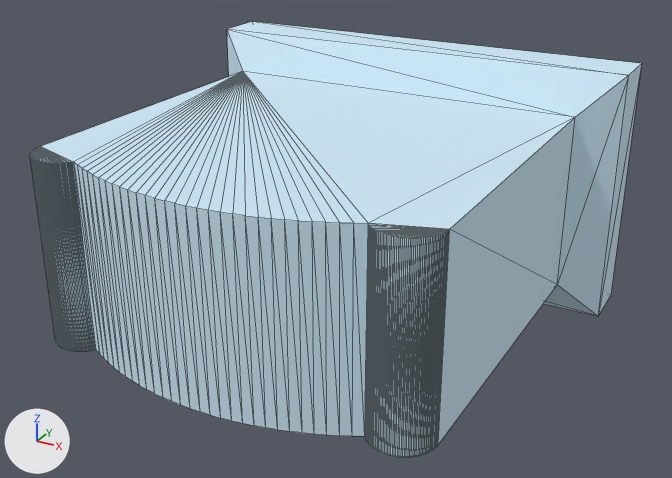
Before and after pictures for a commit that changed the FBX model Unity Project/Giroux-CAP6117-SANC - crown/Assets/Models/LOD Headstones/PA-462-F.fbx.
Before and after are seen from a 50 mm camera at (0.561, -1.31, 0.47) aimed at (0.014, -0.315, -0.028). The lights are fixed; the arrows at lower left show +X, +Y and +Z. The picture after the commit comes second. Mesh edges are drawn as thin lines. Objects named as collision shapes, trigger or cutter boxes, shadow casters or lower levels of detail are left out. Where no turn or scale is listed for an object, it has been applied to the vertices.

In view in the first picture: 'PA-462-F_LOD0'.
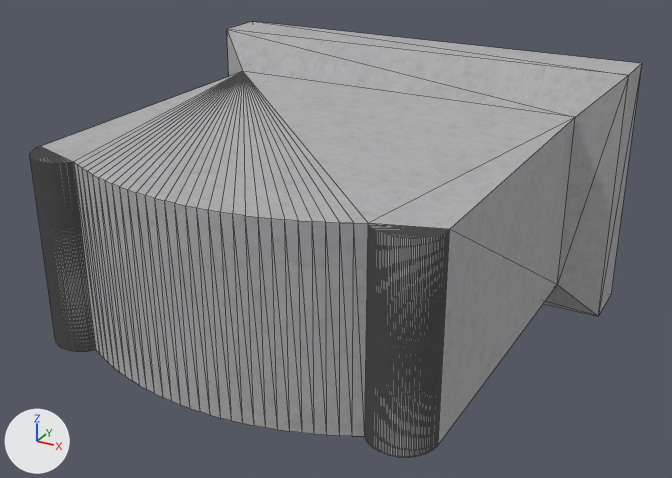
What differs and where, as boxes [x1, y1, x2, y2] in the pictures (672 x 478 px):
'PA-462-F_LOD0', surface changed (blue to grey): [30, 21, 642, 457] in both

Edits to the bpy script that builds the scene:
```text
Add img_b_462_f_png:
    img_b_462_f_png = load_image('B-462-F.png', '../../Materials/LOD Headstone Mats/B-462-F.png', 1024, 1024, 'sRGB')
Change mat_0_615686_0_811765_0_929412_0_000000_0_124:
    remove mat_0_615686_0_811765_0_929412_0_000000_0_124.base_color = (0.616, 0.812, 0.929)  # blue #cee9f7
    add mat_0_615686_0_811765_0_929412_0_000000_0_124.texture = img_b_462_f_png
    mat_0_615686_0_811765_0_929412_0_000000_0_124.roughness: 1.0 -> 0.859
```
